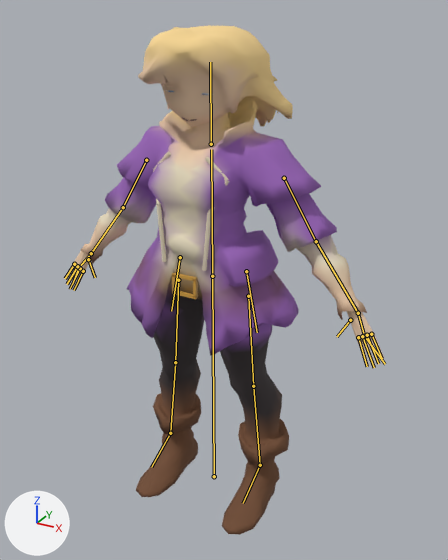
Before and after pictures for a commit that changed the Blender file assets/source/female/lia_rigged.blend.
Camera for both pictures: a camera (50 mm lens) standing at (1.125, -1.952, 1.974) and looking at (0.033, 0.034, 0.981). The axes (+X, +Y, +Z) are drawn at lower left. The lights are the same throughout. The picture after the commit comes second. Both versions are drawn at frame 1 of the action 'run'; the numbers are the values there. The bones that bend it are drawn over the model as lines.

Names of what the first picture shows: 'BuckleGold', 'BuckleGold.001', 'BuckleGold.002', 'BuckleGold.003', 'CreamPiping', 'CreamPiping.001', 'CreamPiping.002', 'CreamPiping.003', 'CreamPiping.004', 'CreamPiping.005', 'DetailedHandLeft', 'DetailedHandRight', 'EyeWhite.001', 'LiaBody', 'SmileLine'.
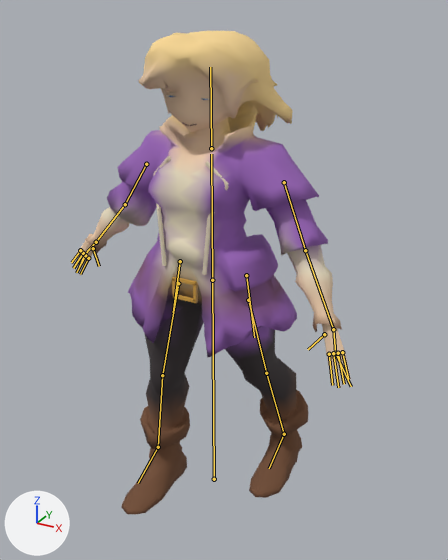
Pixel boxes (x1, y1, x2, y2) of what changed, in the pictures (448 x 560 px):
'LiaBody', posed (10% narrower): before (80, 25, 367, 535); after (85, 31, 342, 514)
'DetailedHandLeft', posed (10% narrower): before (336, 303, 384, 369); after (307, 318, 350, 388)
'DetailedHandRight', posed (9% narrower, 12% shorter): before (64, 244, 96, 291); after (71, 234, 100, 275)
'CreamPiping.005', posed: before (202, 213, 212, 271); after (202, 218, 212, 275)
'BuckleGold', posed: before (172, 273, 197, 281); after (172, 277, 197, 286)
'CreamPiping.003', posed: before (205, 157, 229, 181); after (205, 161, 228, 186)
'BuckleGold.001', posed: before (173, 290, 198, 299); after (173, 294, 198, 303)
bone 'Root', root to tip: before (214, 476) to (212, 276); after (214, 479) to (212, 280)
bone 'ArmLeft', root to tip: before (284, 178) to (316, 241); after (284, 182) to (305, 250)
bone 'ForearmLeft', root to tip: before (316, 241) to (358, 313); after (305, 250) to (333, 329)
bone 'ArmRight', root to tip: before (146, 160) to (123, 207); after (146, 164) to (125, 204)
bone 'LegLeft', root to tip: before (248, 296) to (253, 386); after (248, 300) to (266, 373)
bone 'FootLeft', root to tip: before (260, 465) to (243, 503); after (284, 434) to (269, 468)
bone 'LegRight', root to tip: before (178, 280) to (175, 362); after (178, 283) to (162, 375)
bone 'ShinRight', root to tip: before (175, 362) to (170, 433); after (162, 375) to (158, 447)
bone 'CoatLeft', root to tip: before (246, 271) to (257, 332); after (246, 275) to (254, 337)
bone 'CoatRight', root to tip: before (180, 257) to (171, 311); after (180, 261) to (173, 312)

The change, as a diff of the scene's bpy script:
```diff
--- a/assets/source/female/lia_rigged.blend.py
+++ b/assets/source/female/lia_rigged.blend.py
@@ bone_root @@
 bone_root = bpy.data.objects['LiaRig'].pose.bones['Root']
-bone_root.location = (0.0, 0.002, 0.0)
+bone_root.location = (0.0, -0.014, 0.0)
@@ bone_armleft @@
 bone_armleft = bpy.data.objects['LiaRig'].pose.bones['ArmLeft']  # child of 'Torso'
-bone_armleft.rotation_euler = (0.0, 0.0, 0.0)  # degrees (0, 0, 0)
+bone_armleft.rotation_euler = (-0.192, 0.0, 0.0)  # degrees (-11, 0, 0)
@@ bone_forearmleft @@
 bone_forearmleft = bpy.data.objects['LiaRig'].pose.bones['ForearmLeft']  # child of 'ArmLeft'
-bone_forearmleft.rotation_euler = (-0.0873, 0.0, 0.0)  # degrees (-5, 0, 0)
+bone_forearmleft.rotation_euler = (-0.105, 0.0, 0.0)  # degrees (-6, 0, 0)
@@ bone_armright @@
 bone_armright = bpy.data.objects['LiaRig'].pose.bones['ArmRight']  # child of 'Torso'
-bone_armright.rotation_euler = (0.0, 0.0, 0.0)  # degrees (0, 0, 0)
+bone_armright.rotation_euler = (0.192, 0.0, 0.0)  # degrees (11, 0, 0)
@@ bone_legleft @@
 bone_legleft = bpy.data.objects['LiaRig'].pose.bones['LegLeft']  # child of 'Root'
-bone_legleft.rotation_euler = (0.0, 0.0, 0.0)  # degrees (0, 0, 0)
+bone_legleft.rotation_euler = (0.279, 0.0, 0.0)  # degrees (16, 0, 0)
@@ bone_footleft @@
 bone_footleft = bpy.data.objects['LiaRig'].pose.bones['FootLeft']  # child of 'ShinLeft'
-bone_footleft.rotation_euler = (0.0, 0.0, 0.0)  # degrees (0, 0, 0)
+bone_footleft.rotation_euler = (-0.279, 0.0, 0.0349)  # degrees (-16, 0, 2)
@@ bone_legright @@
 bone_legright = bpy.data.objects['LiaRig'].pose.bones['LegRight']  # child of 'Root'
-bone_legright.rotation_euler = (0.0, 0.0, 0.0)  # degrees (0, 0, 0)
+bone_legright.rotation_euler = (-0.279, 0.0, 0.0)  # degrees (-16, 0, 0)
@@ bone_shinright @@
 bone_shinright = bpy.data.objects['LiaRig'].pose.bones['ShinRight']  # child of 'LegRight'
-bone_shinright.rotation_euler = (0.0, 0.0, 0.0)  # degrees (0, 0, 0)
+bone_shinright.rotation_euler = (0.279, 0.0, 0.0)  # degrees (16, 0, 0)
@@ bone_coatleft @@
 bone_coatleft = bpy.data.objects['LiaRig'].pose.bones['CoatLeft']  # child of 'Root'
-bone_coatleft.rotation_euler = (0.0, 0.0, 0.0)  # degrees (0, 0, 0)
+bone_coatleft.rotation_euler = (-0.0524, 0.0, 0.0)  # degrees (-3, 0, 0)
@@ bone_coatright @@
 bone_coatright = bpy.data.objects['LiaRig'].pose.bones['CoatRight']  # child of 'Root'
-bone_coatright.rotation_euler = (0.0, 0.0, 0.0)  # degrees (0, 0, 0)
+bone_coatright.rotation_euler = (0.0524, 0.0, 0.0)  # degrees (3, 0, 0)
```
